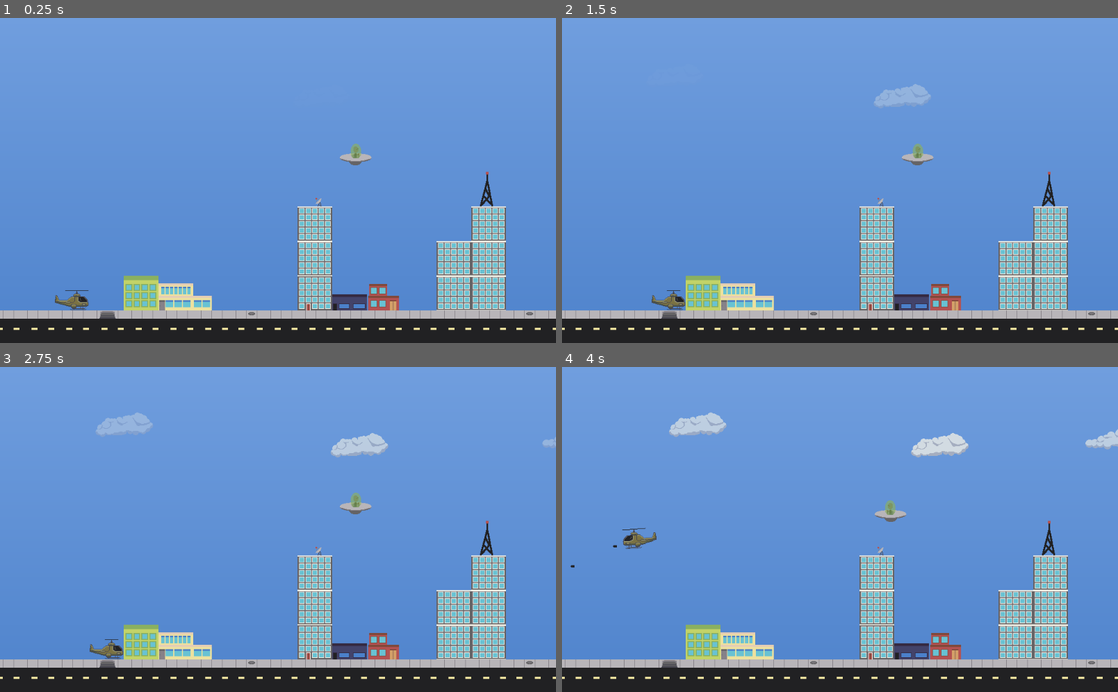
Above: before the commit, frames 1-4 (two rows, left to right).
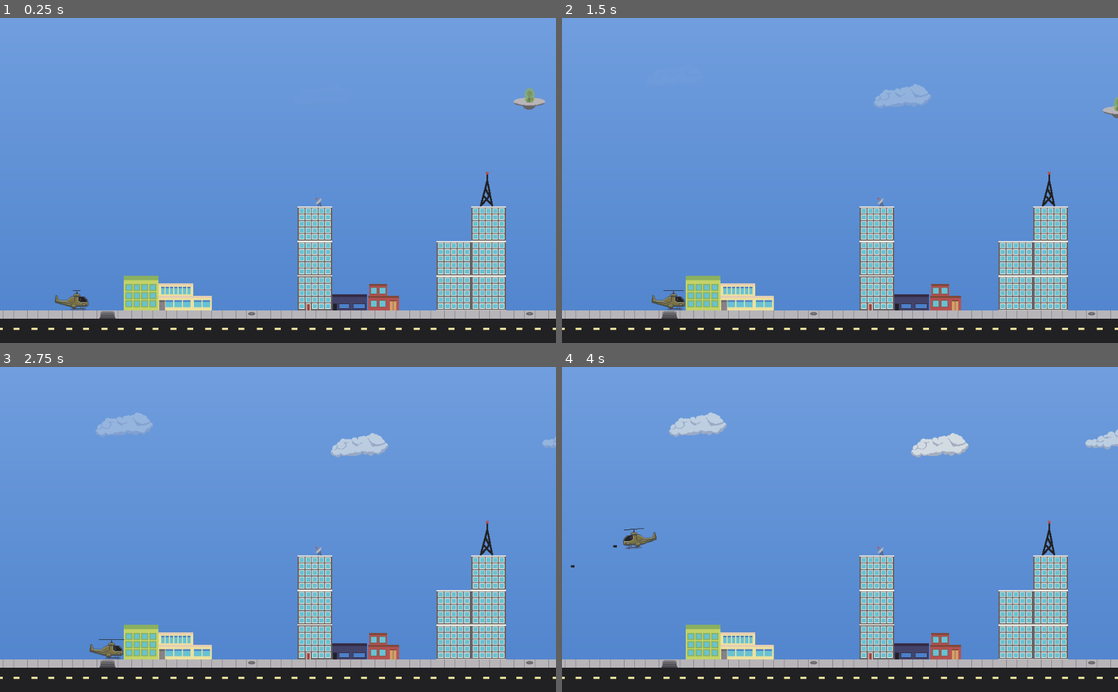
Above: after the commit, the same moments.

Repository: CodeChomper/InevitableDefense
Game: Godot game, scene res://Map.tscn
Two runs of this game, one before a commit and one after it. Both use one fixed random seed, a clock stepped at 60 frames per second and the inputs below.
Inputs:
- Up to frame 1 (0.25 s): no input
- Up to frame 2 (1.5 s): hold D (right) 0.53-1.28 s; hold Space (shoot) 0.53-1.28 s; hold S (down) from 1.28 s (still down); tap Space (shoot) at 1.35 s
- Up to frame 3 (2.75 s): release S (down) at 2.03 s; hold D (right) from 2.03 s (still down); hold Space (shoot) from 2.03 s (still down)
- Up to frame 4 (4 s): release D (right) at 2.78 s; release Space (shoot) at 2.78 s; hold W (up) 2.78-3.53 s; tap Space (shoot) at 2.85 s; hold A (left) from 3.53 s (still down); hold Space (shoot) from 3.53 s (still down)

The runs differ from the first frame. In frame 1, 0.4% of the frame differs, in the area x 11-99%, y 21-84%; in frame 2, 0.3%; in frame 3, 0.2%; in frame 4, 0.2%.

Commit message:
Alien AI working just need to look for people now.

Diff:
--- a/Alien/Alien.gd
+++ b/Alien/Alien.gd
@@ -6,11 +6,12 @@
 # var b = "text"
 var heli
 var _health = 100
-var velocity = Vector2()
+var velocity = Vector2(40, 0)
 var shoot_heli = false
 var lazer_scene = load("res://Alien/Laser.tscn")
 var can_shoot = false
-
+var ai_state = ""
+var updown = 0
 # Called when the node enters the scene tree for the first time.
 func _ready():
 	heli = get_parent().find_node("Heli")
@@ -23,32 +24,65 @@
 
 # Called every frame. 'delta' is the elapsed time since the previous frame.
 func _physics_process(delta):
-	if heli != null and global_position.distance_to(heli.global_position) < 500:
-		# follow player
-		velocity = global_position.direction_to(heli.global_position)
-		velocity *= 1.25
-		pass
 	if velocity.x < 0:
 		$Sprite.flip_h = true
 	else:
 		$Sprite.flip_h = false
+	velocity = move_and_slide(velocity)
 
+	if ai_state == "patrol":
+		patrol(delta)
+	elif ai_state == "attack":
+		attack()
+	else:
+		print(ai_state)
+
+	if heli != null and !heli.dead and global_position.distance_to(heli.global_position) < 500:
+		self.ai_state = "attack"
+	else:
+		self.ai_state = "patrol"
+
+func patrol(delta):
+	# look for people
+
+
+	# move up and down
+	var v = Vector2(0,0)
+	updown += delta
+	var freq = 1
+	var amplitude = 20
+	velocity.y = cos(updown*freq)*amplitude
+	#velocity = move_and_slide(velocity)
+
+
+
+func attack():
+	# follow player
+	velocity = global_position.direction_to(heli.global_position)
+	velocity *= 60
 	if can_shoot and shoot_heli:
 		shoot()
 
-	move_and_collide(velocity)
-#	pass
+
+
+func abduct():
+	pass
 
 func shoot():
 	can_shoot = false
 	var lazer = lazer_scene.instance()
 	lazer.global_position = global_position
-	lazer.velocity = velocity * 2
+	lazer.velocity = velocity / 20
 	var rot = global_position.angle_to(heli.global_position)
 	lazer.turn_towards(rot)
 	get_parent().add_child(lazer)
 	pass
 
+func _on_Bump_area_entered(area):
+	if area.is_in_group('Sides'):
+		velocity.x *= -1
+	if area.is_in_group('Roof'):
+		velocity.y *= -1
 
 func die():
 	queue_free()
@@ -67,3 +101,9 @@
 func _on_CanShoot_timeout():
 	can_shoot = true
 	pass # Replace with function body.
+
+
+func _on_ChangePatrolDir_timeout():
+	var switch_dir = rand_range(0, 100)
+	if switch_dir > 50:
+		velocity.x *= -1
--- a/Alien/Alien.tscn
+++ b/Alien/Alien.tscn
@@ -1,10 +1,13 @@
-[gd_scene load_steps=4 format=2]
+[gd_scene load_steps=5 format=2]
 
 [ext_resource path="res://Alien/Alien.png" type="Texture" id=1]
 [ext_resource path="res://Alien/Alien.gd" type="Script" id=2]
 
 [sub_resource type="RectangleShape2D" id=1]
 extents = Vector2( 223, 107 )
+
+[sub_resource type="RectangleShape2D" id=2]
+extents = Vector2( 29, 20 )
 
 [node name="Alien" type="KinematicBody2D"]
 collision_layer = 32
@@ -30,6 +33,20 @@
 wait_time = 0.2
 autostart = true
 
+[node name="ChangePatrolDir" type="Timer" parent="."]
+wait_time = 10.0
+autostart = true
+
+[node name="Bump" type="Area2D" parent="."]
+collision_layer = 0
+collision_mask = 20
+
+[node name="CollisionShape2D" type="CollisionShape2D" parent="Bump"]
+position = Vector2( 0, -5 )
+shape = SubResource( 2 )
+
 [connection signal="area_entered" from="HeliShootZone" to="." method="_on_HeliShootZone_area_entered"]
 [connection signal="area_exited" from="HeliShootZone" to="." method="_on_HeliShootZone_area_exited"]
 [connection signal="timeout" from="CanShoot" to="." method="_on_CanShoot_timeout"]
+[connection signal="timeout" from="ChangePatrolDir" to="." method="_on_ChangePatrolDir_timeout"]
+[connection signal="area_entered" from="Bump" to="." method="_on_Bump_area_entered"]
--- a/Alien/Laser.gd
+++ b/Alien/Laser.gd
@@ -16,4 +16,16 @@
 
 # Called every frame. 'delta' is the elapsed time since the previous frame.
 func _physics_process(delta):
-	move_and_collide(velocity)
+	var other = move_and_collide(velocity)
+	if other != null:
+		if other.collider.has_method("take_damage"):
+			other.collider.take_damage(25)
+			print("delt damage")
+
+		queue_free()
+
+
+func _on_Area2D_area_entered(area):
+	if area.is_in_group("Sides"):
+		queue_free()
+	pass # Replace with function body.
--- a/Alien/Laser.tscn
+++ b/Alien/Laser.tscn
@@ -1,18 +1,31 @@
-[gd_scene load_steps=4 format=2]
+[gd_scene load_steps=5 format=2]
 
 [ext_resource path="res://Alien/laser.png" type="Texture" id=1]
 [ext_resource path="res://Alien/Laser.gd" type="Script" id=2]
 
-[sub_resource type="CapsuleShape2D" id=1]
-radius = 3.0
-height = 10.0
+[sub_resource type="RectangleShape2D" id=1]
+extents = Vector2( 2.5, 8 )
+
+[sub_resource type="RectangleShape2D" id=2]
+extents = Vector2( 8, 2.5 )
 
 [node name="Laser" type="KinematicBody2D"]
+collision_layer = 0
+collision_mask = 30
 script = ExtResource( 2 )
 
 [node name="Sprite" type="Sprite" parent="."]
 texture = ExtResource( 1 )
 
 [node name="CollisionShape2D" type="CollisionShape2D" parent="."]
+position = Vector2( 0, -0.5 )
 rotation = 1.5708
 shape = SubResource( 1 )
+
+[node name="Area2D" type="Area2D" parent="."]
+
+[node name="CollisionShape2D" type="CollisionShape2D" parent="Area2D"]
+position = Vector2( 0, -0.5 )
+shape = SubResource( 2 )
+
+[connection signal="area_entered" from="Area2D" to="." method="_on_Area2D_area_entered"]
--- a/Heli/Heli.gd
+++ b/Heli/Heli.gd
@@ -9,6 +9,8 @@
 var velocity = Vector2()
 var can_shoot = false
 var bullet_scene = load("res://Heli/Bullet.tscn")
+var health = 100
+var dead = false
 
 # Called when the node enters the scene tree for the first time.
 func _ready():
@@ -39,7 +41,8 @@
 	pass
 
 func get_input():
-
+	if dead:
+		return
 	if Input.is_action_pressed("up"):
 		velocity.y -= SPEED
 	if Input.is_action_pressed("down"):
@@ -64,7 +67,14 @@
 	return velocity.x < 0
 
 func take_damage(damage):
+	health -= damage
+	if health <= 0:
+		die()
 	pass
+
+func die():
+	dead = true
+	$AnimatedSprite.visible = false
 
 func _on_Overlaping_area_entered(area):
 	if area.is_in_group('Sides'):
--- a/Heli/Heli.tscn
+++ b/Heli/Heli.tscn
@@ -31,7 +31,7 @@
 
 [node name="AnimatedSprite" type="AnimatedSprite" parent="."]
 frames = SubResource( 1 )
-frame = 7
+frame = 2
 playing = true
 
 [node name="CollisionShape2D" type="CollisionShape2D" parent="."]
--- a/Map.tscn
+++ b/Map.tscn
@@ -447,4 +447,4 @@
 shape = SubResource( 11 )
 
 [node name="Alien" parent="." instance=ExtResource( 4 )]
-position = Vector2( 555, 357 )
+position = Vector2( 865, 250 )
